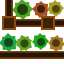
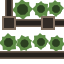
Layered file, before and after one edit (64x64). Changes by layer:
painted on "Rectangle 1 copy" over [41, 16, 55, 30]
painted on "Rectangle 1" over [2, 16, 16, 30]
painted on "Rectangle 5" over [0, 51, 64, 59]
painted on "Rectangle 6" over [5, 0, 13, 18]
painted on "Rectangle 4" over [12, 19, 64, 27]
painted on "Polygon 2 copy 7" over [50, 37, 62, 49]
painted on "Rectangle 4 copy 8" over [48, 35, 64, 52]
painted on "Rectangle 8 copy 6" over [50, 37, 63, 50]
painted on "Polygon 2 copy 6" over [35, 36, 47, 48]
painted on "Rectangle 4 copy 7" over [32, 33, 49, 50]
painted on "Rectangle 8 copy 5" over [34, 35, 46, 47]
painted on "Polygon 2 copy 5" over [18, 37, 31, 50]
painted on "Rectangle 4 copy 6" over [17, 36, 32, 51]
painted on "Rectangle 8 copy 4" over [16, 35, 32, 51]
painted on "Polygon 2 copy 4" over [2, 36, 15, 49]
painted on "Rectangle 4 copy 5" over [0, 33, 18, 52]
painted on "Rectangle 8 copy 3" over [2, 36, 16, 50]
painted on "Polygon 2 copy 3" over [50, 3, 62, 15]
painted on "Rectangle 4 copy 4" over [47, 0, 64, 17]
painted on "Rectangle 4 copy 3" over [32, 1, 49, 18]
painted on "Rectangle 8 copy" over [35, 3, 48, 16]
painted on "Polygon 2 copy" over [15, 2, 30, 17]
painted on "Rectangle 4 copy 2" over [12, 0, 33, 20]
painted on "Rectangle 8" over [15, 2, 30, 17]
…and 2 more changes (2 painted)
